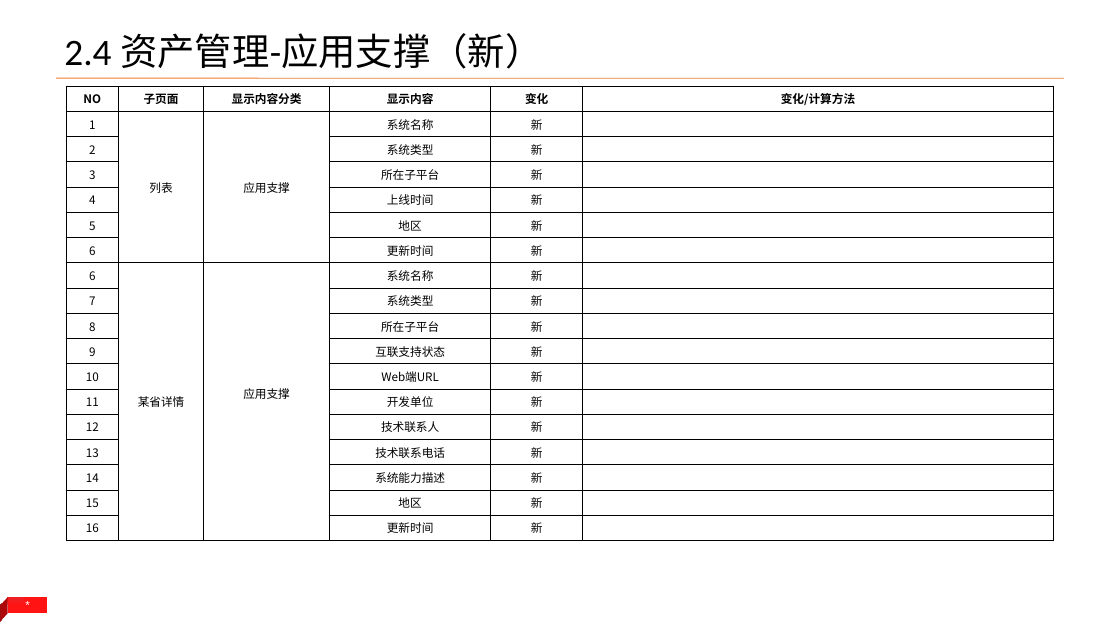
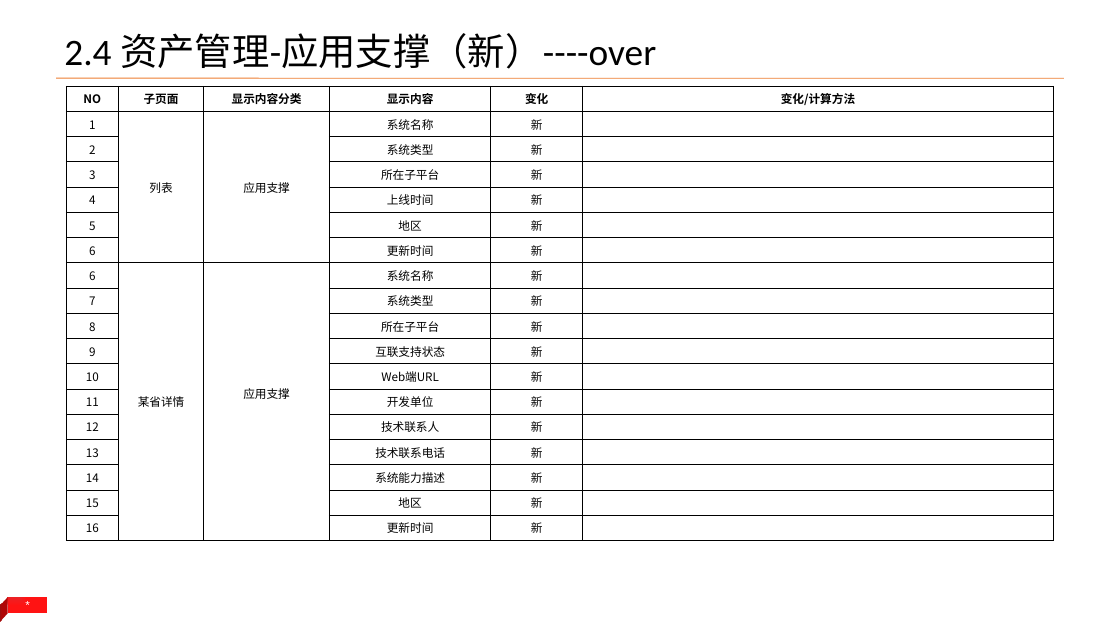
Before and after one commit to yangld/learn, a slide deck: slide 8 of 1附件/全国集中管控改动内容_v2_1.pptx. Drawn at 1120x630 pixels with LibreOffice and Linux fonts; fonts in the diff are those of the drawing. Boxes give left, top, right and bottom in pixels: in the first picture for what was removed or moved away, otherwise in the second. Text is boxed around its words. In the diff, an @@ line names an element or a change of style, - is before the commit and + after.

```diff
--- a/1附件/全国集中管控改动内容_v2_1.pptx
+++ b/1附件/全国集中管控改动内容_v2_1.pptx
@@ title at (64,33,656,69): text changed @@
-2.4 资产管理-应用支撑（新）
+2.4 资产管理-应用支撑（新）----over
```
Also in this commit, not shown: 1 other slide changed.
